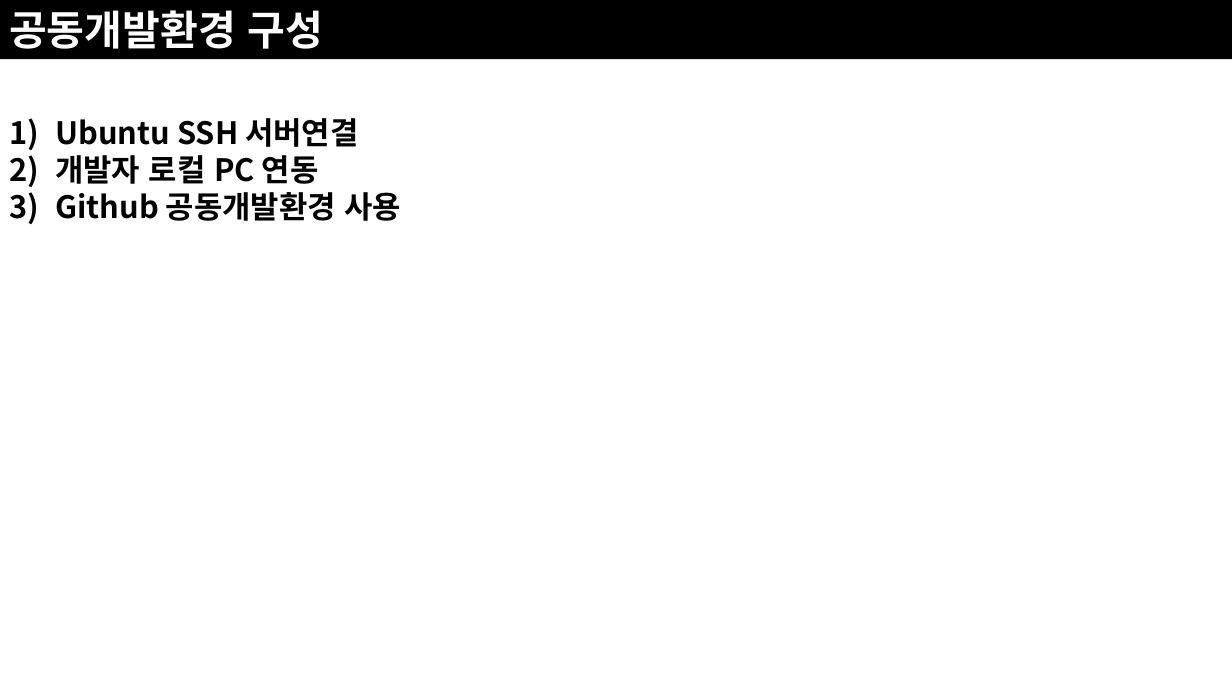
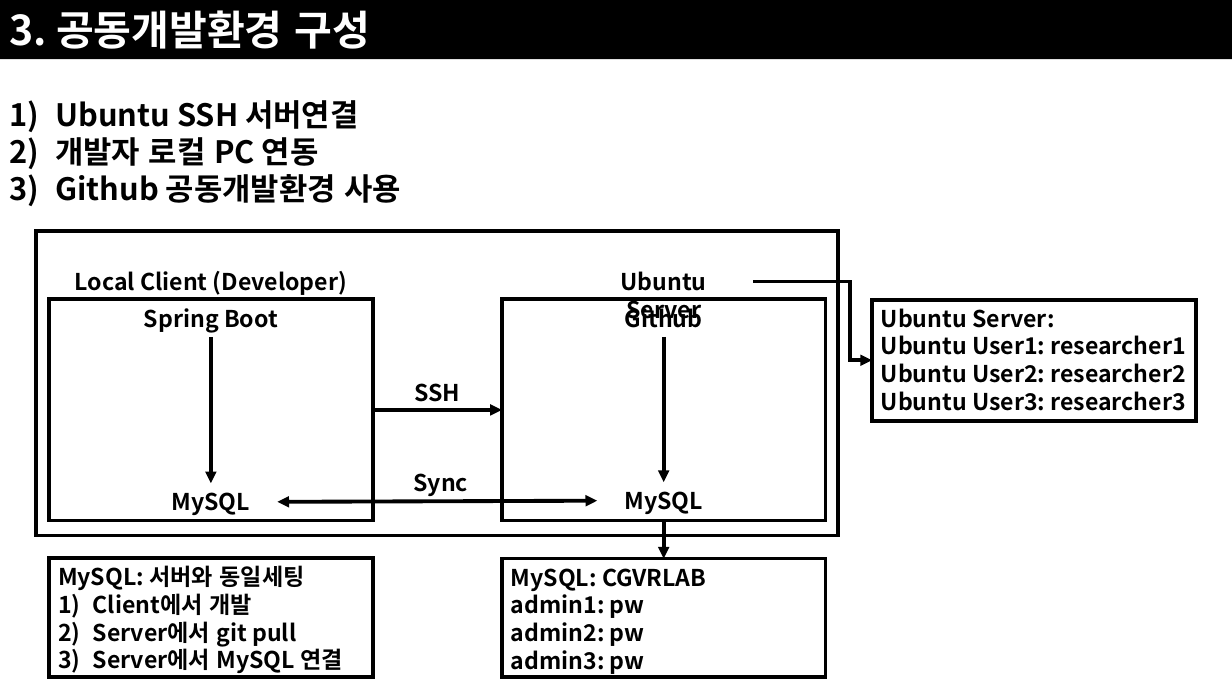
Before and after one commit to JoSihun/CGVR_Lab, a slide deck: slide 4 of documents/01_프로젝트_개발계획.pptx. Drawn at 1232x693 pixels with LibreOffice and Linux fonts; fonts in the diff are those of the drawing. Boxes give left, top, right and bottom in pixels: in the first picture for what was removed or moved away, otherwise in the second. Text is boxed around its words. In the diff, an @@ line names an element or a change of style, - is before the commit and + after.

```diff
--- a/documents/01_프로젝트_개발계획.pptx
+++ b/documents/01_프로젝트_개발계획.pptx
@@ text in rectangle at (9, 10, 370, 49): text changed @@
-공동개발환경 구성
+3. 공동개발환경 구성
@@ text "Ubuntu SSH 서버연결": place and size @@
-text "Ubuntu SSH 서버연결" at (55, 118, 402, 221)
+text "Ubuntu SSH 서버연결" at (55, 100, 402, 203)
@@ text added at (414, 473, 469, 496), 18 pt, text #000000, bold @@
+Sync
@@ group added at (36, 231, 1196, 677): 7 texts, 6 rectangles, 4 arrows, 1 double arrow, 1 elbow arrow @@
+Spring Boot
+MySQL
+Github
+SSH
+MySQL
+Local Client (Developer)
+Ubuntu Server
+Ubuntu Server:
+Ubuntu User1: researcher1
+Ubuntu User2: researcher2
+Ubuntu User3: researcher3
+MySQL: CGVRLAB
+admin1: pw
+admin2: pw
+admin3: pw
+MySQL: 서버와 동일세팅
+1) Client에서 개발
+2) Server에서 git pull
+3) Server에서 MySQL 연결
```
Also in this commit, not shown: 21 other slides changed, 24 slides added, 4 slides removed, 4 other files.
